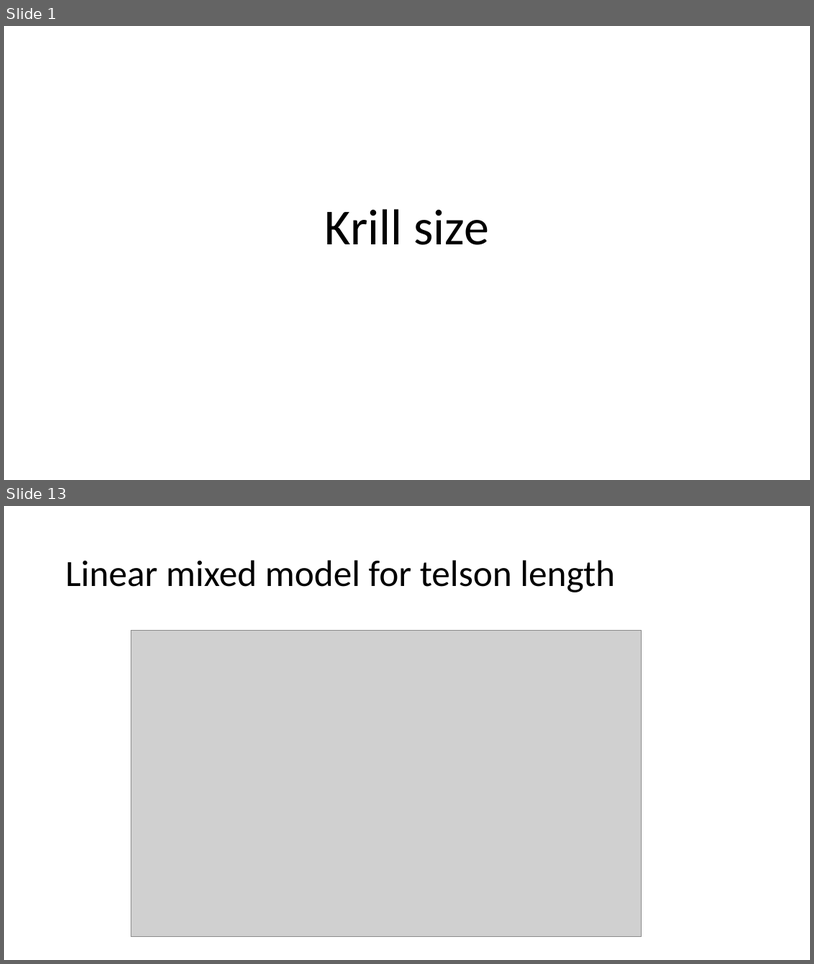
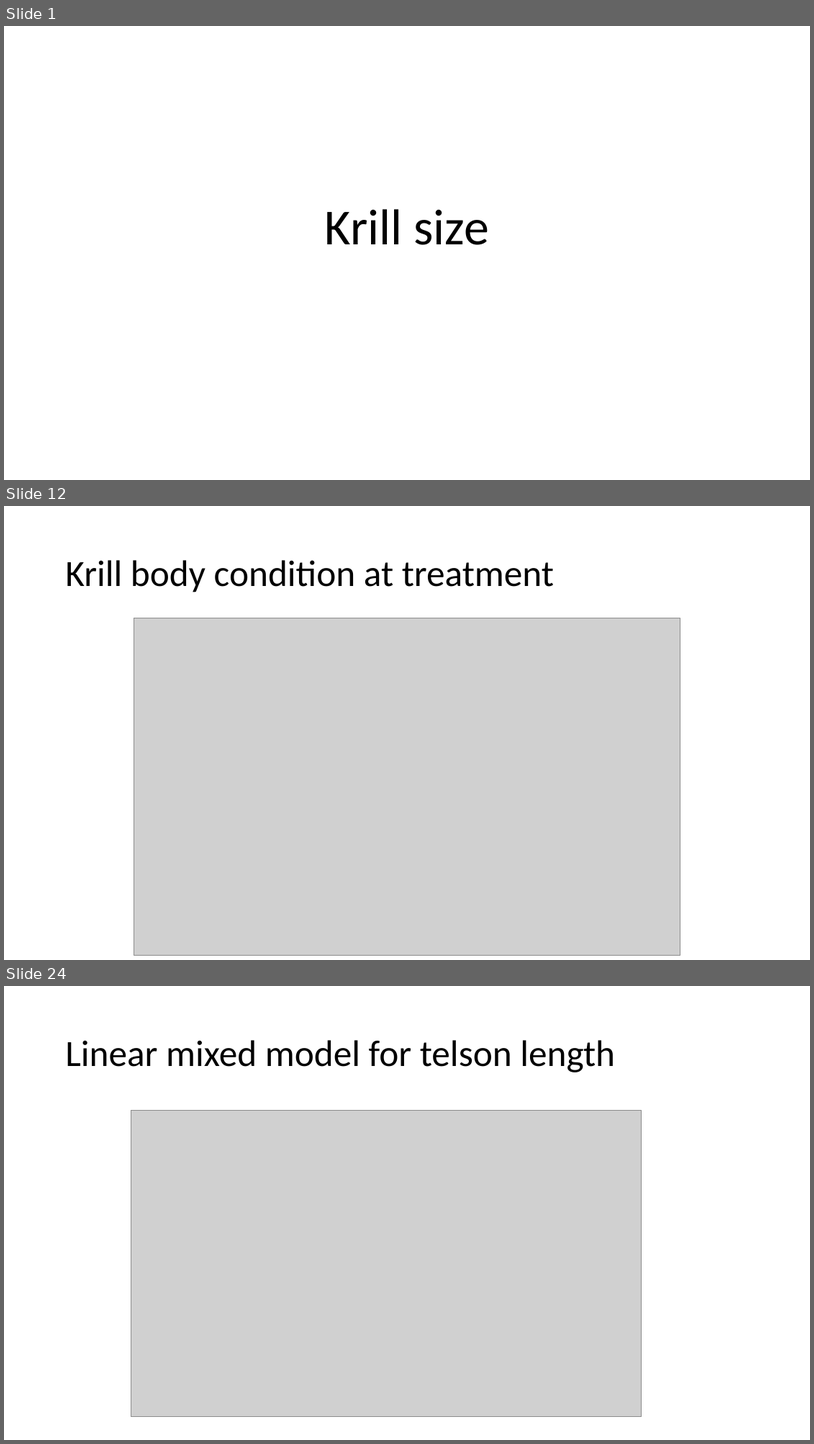
Before and after one commit to NWFSC-OA-lab/krill_size_2019, a slide deck: Krill size plots.pptx. Shown one above the other, each under a label of ours: slides 1 and 13 before the commit, slides 1, 12 and 24 after it; the slides between them are not shown. The pictures are 814x964 and 814x1444 pixels, drawn with LibreOffice and Linux fonts; fonts in the diff are those of the drawing; grey boxes stand for pictures. Boxes give left, top, right and bottom in pixels: in the first picture for what was removed or moved away, otherwise in the second. Text is boxed around its words. In the diff, an @@ line names an element or a change of style, - is before the commit and + after.

Commit message:
Updated with body condition stuff

```diff
--- a/Krill size plots.pptx
+++ b/Krill size plots.pptx
@@ slide 12 added at [4,506,810,960], background #FFFFFF @@
@@ title added at [65,560,554,592], 44 pt, text #000000 @@
+Krill body condition at treatment
@@ picture added at [134,618,680,955] @@
@@ what was slide 13 is now slide 24 @@
```
Also in this commit, not shown: 11 slides changed, 10 other slides added, 4 other files.
